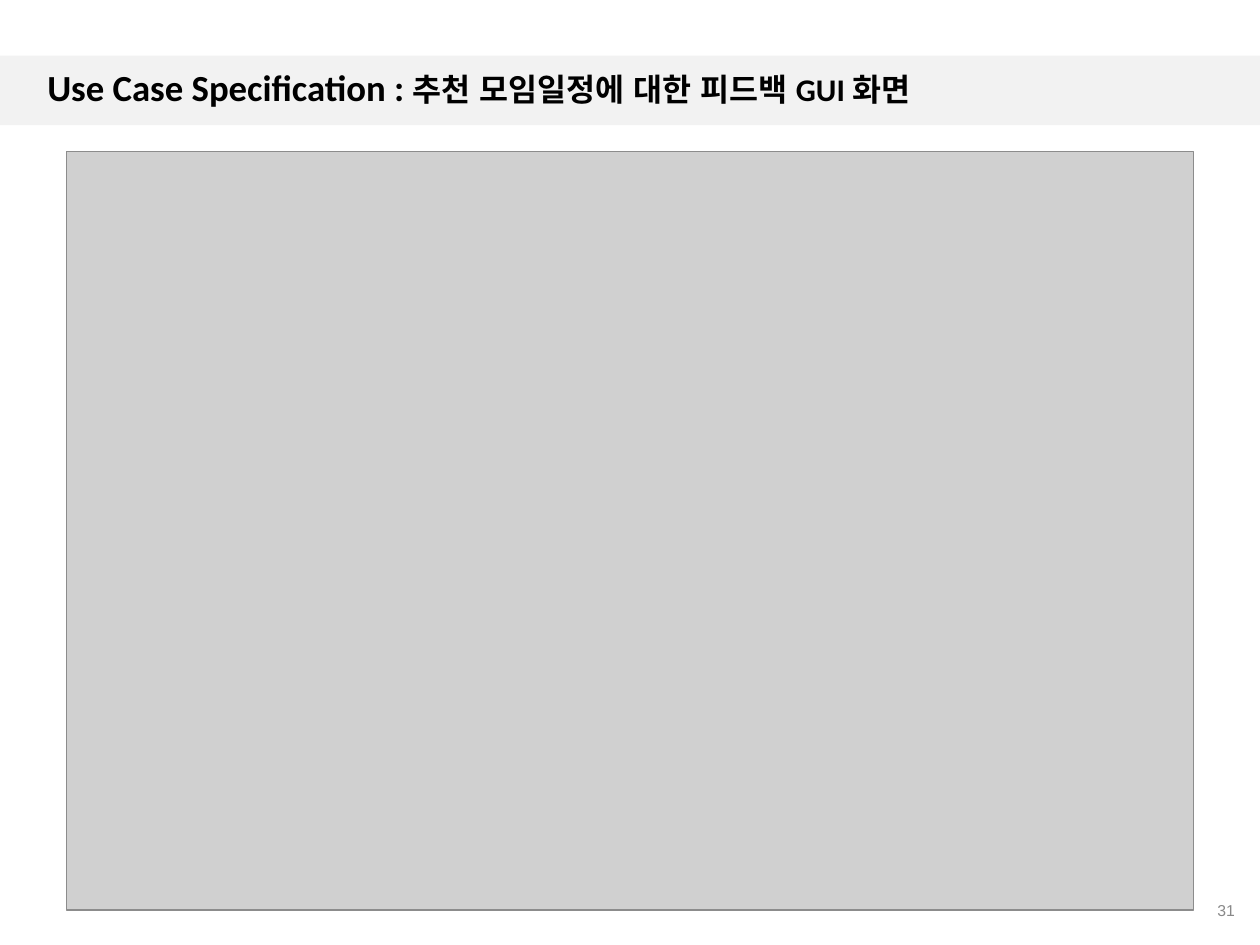
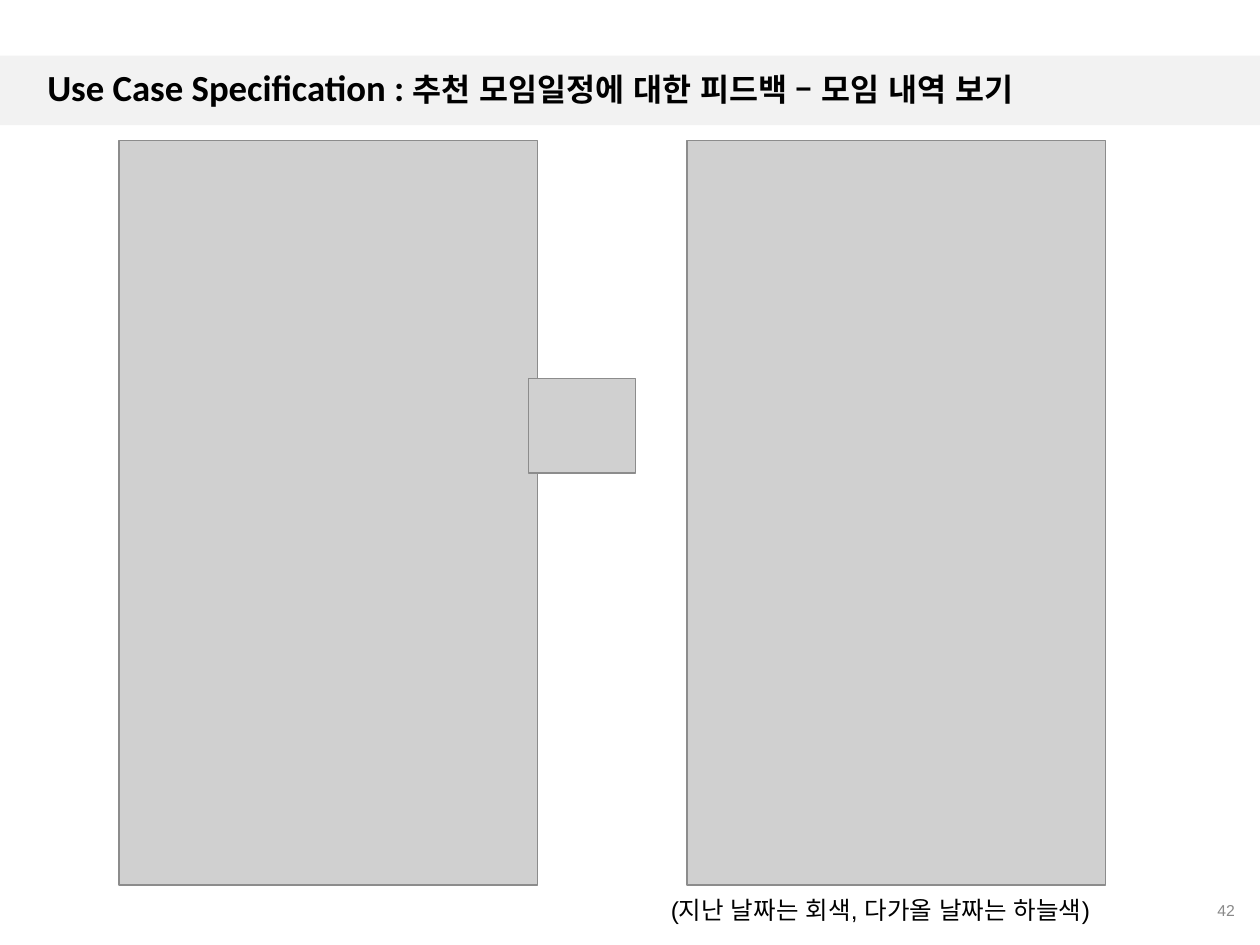
Before and after one commit to 7hong13/FillingGood, a slide deck: slide 42 of SRS/1.3/4팀_일정추천앱_UC_Spec_1.3.pptx (slide 31 before the commit). Drawn at 1260x945 pixels with LibreOffice and Linux fonts; fonts in the diff are those of the drawing; grey boxes stand for pictures; background and template pictures are left out. Boxes give left, top, right and bottom in pixels: in the first picture for what was removed or moved away, otherwise in the second. Text is boxed around its words. In the diff, an @@ line names an element or a change of style, - is before the commit and + after.

```diff
--- a/SRS/1.3/4팀_일정추천앱_UC_Spec_1.3.pptx
+++ b/SRS/1.3/4팀_일정추천앱_UC_Spec_1.3.pptx
@@ title at (47, 74, 1013, 107): text changed @@
-Use Case Specification : 추천 모임일정에 대한 피드백 GUI 화면
+Use Case Specification : 추천 모임일정에 대한 피드백 – 모임 내역 보기
@@ picture added at (118, 141, 537, 886) @@
@@ picture added at (687, 141, 1105, 886) @@
@@ picture removed at (67, 151, 1193, 910) @@
@@ picture added at (529, 378, 636, 472) @@
@@ text added at (671, 898, 1090, 924), 14 pt, text #000000 @@
+(지난 날짜는 회색, 다가올 날짜는 하늘색)
@@ page number at (1217, 905, 1235, 916): text changed @@
-31
+42
```
Also in this commit, not shown: 25 other slides changed, 15 slides added, 6 other files.
